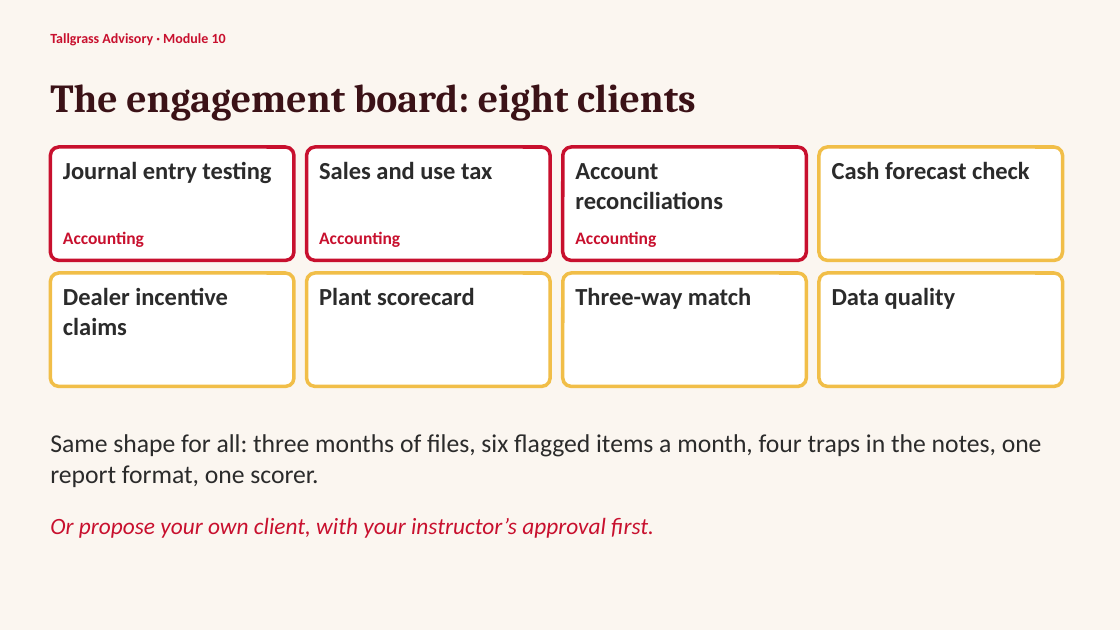
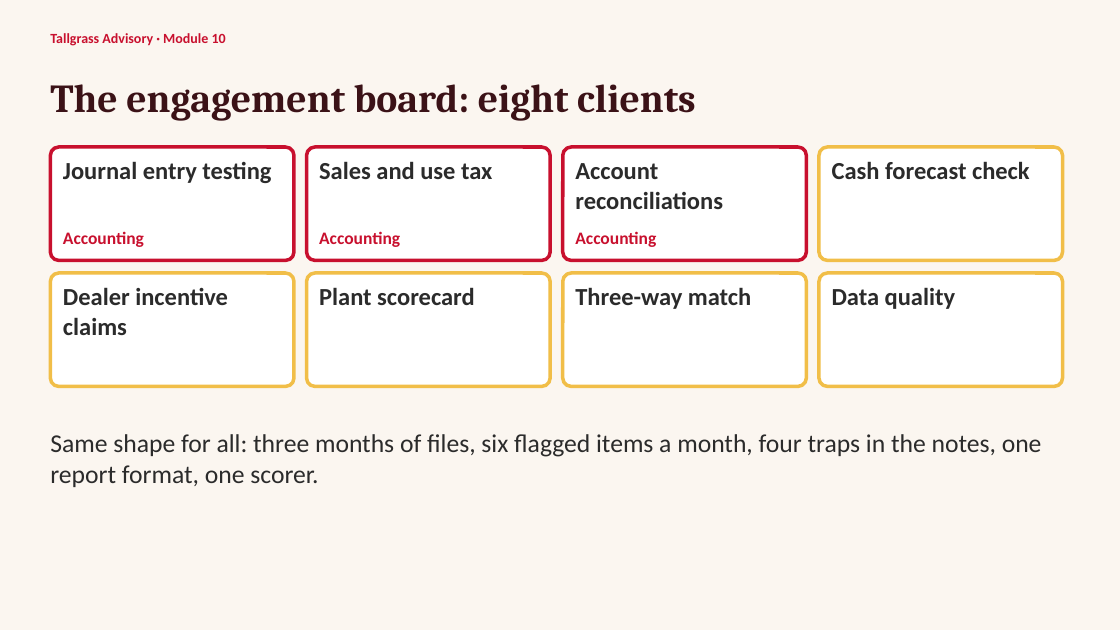
Before and after one commit to bradtrinkle/acct4420-course, a slide deck: slide 3 of downloads/module-10-slides.pptx. Drawn at 1120x630 pixels with LibreOffice and Linux fonts; fonts in the diff are those of the drawing. Boxes give left, top, right and bottom in pixels: in the first picture for what was removed or moved away, otherwise in the second. Text is boxed around its words. In the diff, an @@ line names an element or a change of style, - is before the commit and + after.

```diff
--- a/downloads/module-10-slides.pptx
+++ b/downloads/module-10-slides.pptx
@@ text removed at (50,517,654,538) @@
-Or propose your own client, with your instructor’s approval first.
```
Also in this commit, not shown: 4 other files.
